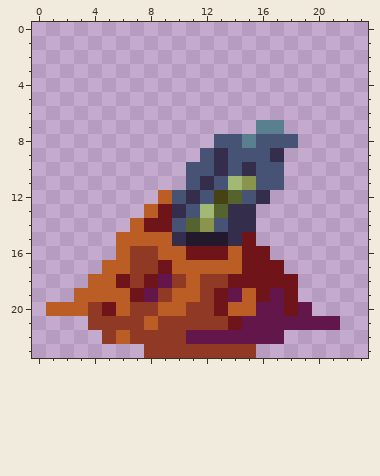
A pixel-art sprite gets an edit: images/energyitem-default-005.png. Above, as it was before the edit.
The file is 24x24 pixels. The old version is drawn lined up with the new one.
New version:
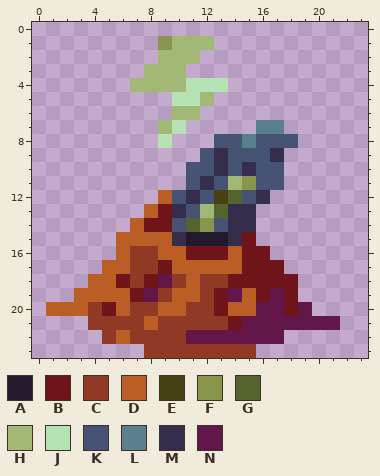
Palette (. is transparent): A #23192d  B #6f1519  C #903a25  D #bb5e25  E #474214  F #89954c  G #55632e  H #a1b974  J #b6e3b3  K #465374  L #5a8090  M #342e4c  N #631649
Diff:
{"change": "whole drawing moved by +0,+3 (the old picture is shown already moved)"}
{"y":1,"x":9,"old":"....","new":"FHHH"}
{"y":2,"x":9,"old":"...","new":"HHH"}
{"y":3,"x":8,"old":"...","new":"HHH"}
{"y":4,"x":7,"old":".......","new":"HHHHJJJ"}
{"y":5,"x":10,"old":"...","new":"JJH"}
{"y":6,"x":10,"old":"..","new":"HH"}
{"y":7,"x":9,"old":"..","new":"HJ"}
{"y":8,"x":9,"old":".","new":"J"}
